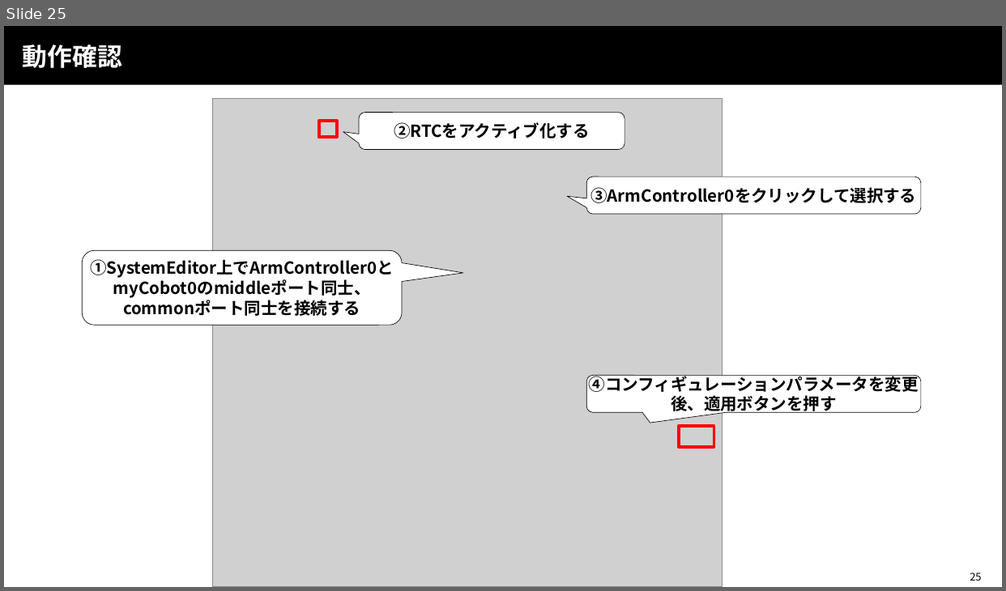
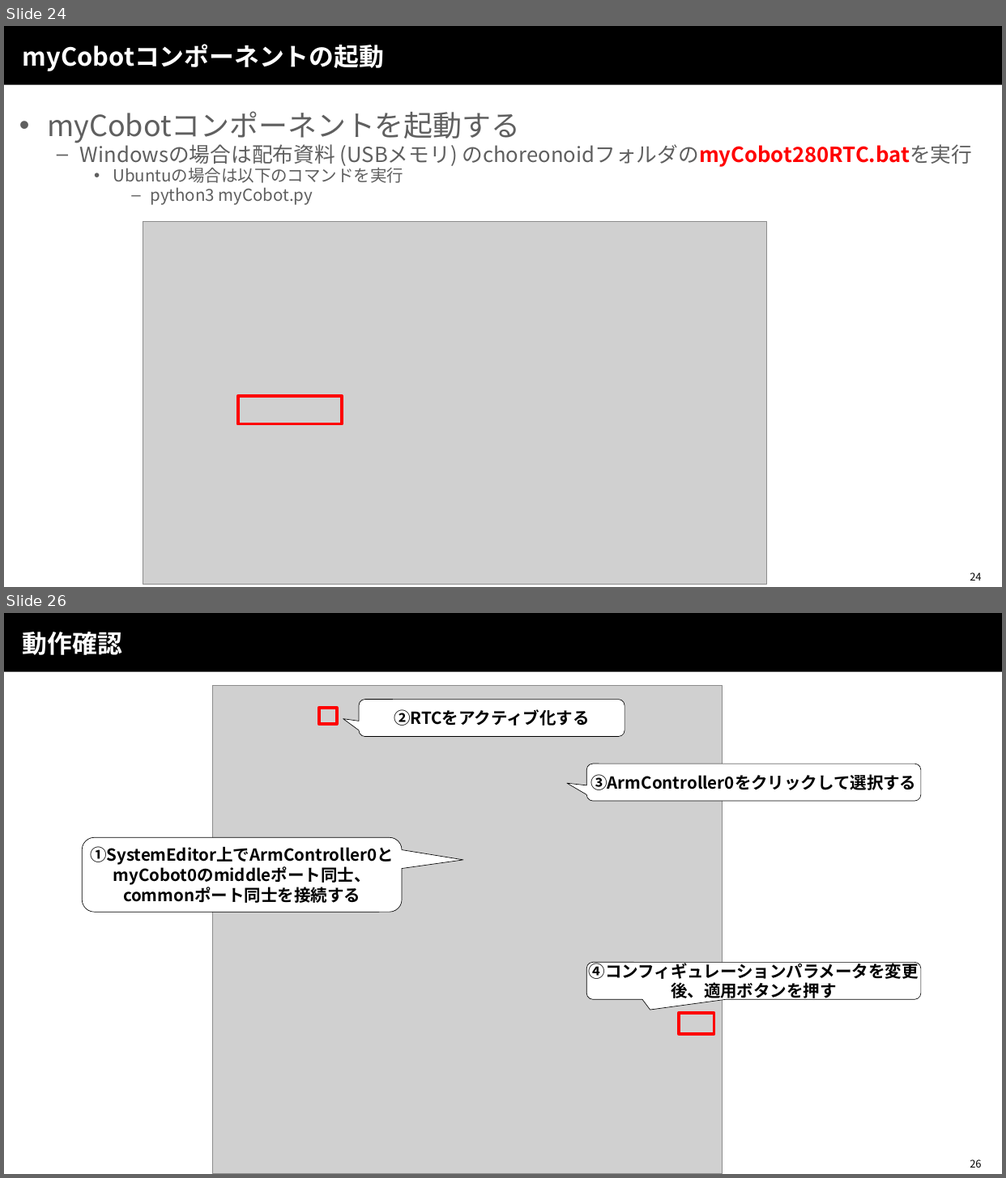
Before and after one commit to OpenRTM/RTM_Tutorial, a slide deck: ppt/サービスポート入門.pptx. Shown one above the other, each under a label of ours: slide 25 before the commit, slides 24 and 26 after it; the slides between them are not shown. The pictures are 1006x591 and 1006x1178 pixels, drawn with LibreOffice and Linux fonts; fonts in the diff are those of the drawing; grey boxes stand for pictures; background and template pictures are left out. Boxes give left, top, right and bottom in pixels: in the first picture for what was removed or moved away, otherwise in the second. Text is boxed around its words. In the diff, an @@ line names an element or a change of style, - is before the commit and + after.

```diff
--- a/ppt/サービスポート入門.pptx
+++ b/ppt/サービスポート入門.pptx
@@ slide 24 added at (4,26,1002,587), background #FFFFFF; not listed: 2 template elements that a slide beside it also shows @@
@@ title added at (23,44,384,71), 24 pt, text #FFFFFF, bold @@
+myCobotコンポーネントの起動
@@ text added at (47,111,973,205), 20 pt, text #5F5F5F @@
+• myCobotコンポーネントを起動する
+  – Windowsの場合は配布資料 (USBメモリ) のchoreonoidフォルダのmyCobot280RTC.batを実行
+    • Ubuntuの場合は以下のコマンドを実行
+      – python3 myCobot.py
@@ picture added at (143,221,767,584) @@
@@ rectangle added at (237,396,342,425), outline #FF0000 3 pt @@
@@ what was slide 25 is now slide 26 @@
@@ page number at (970,1160,981,1168): text changed @@
-25
+26
```
Also in this commit, not shown: 6 slides changed, 6 other files.
